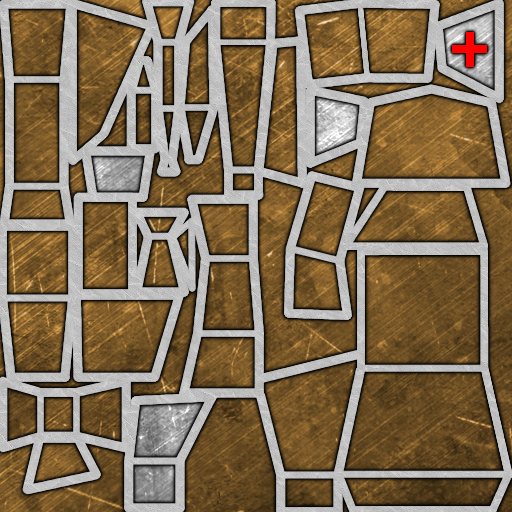
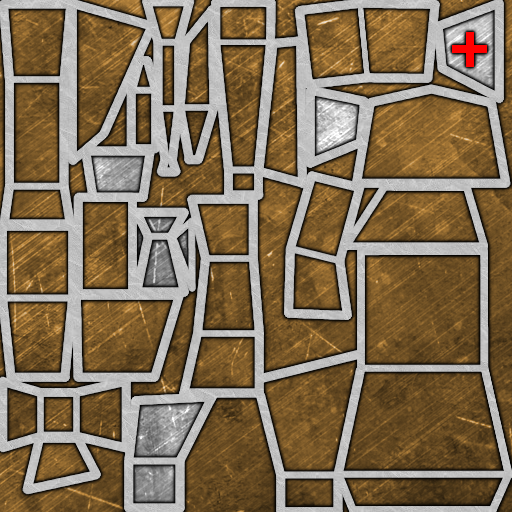
Layer changes from the first 512 x 512 image to the second:
painted on "SFONDO" over (137, 214, 191, 292)
